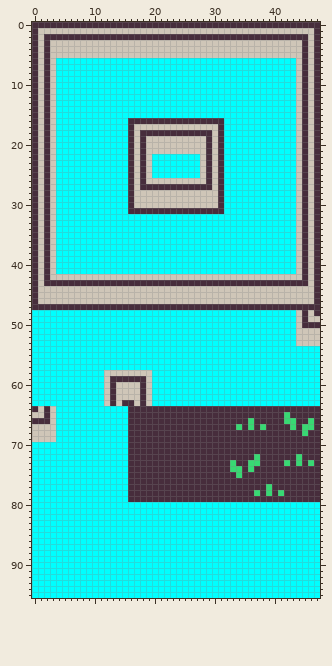
Sprite sheet: Project/Assets/tile_sprites.png. The picture above is the old version.
The file is 48x96 pixels.
The same view after the edit:
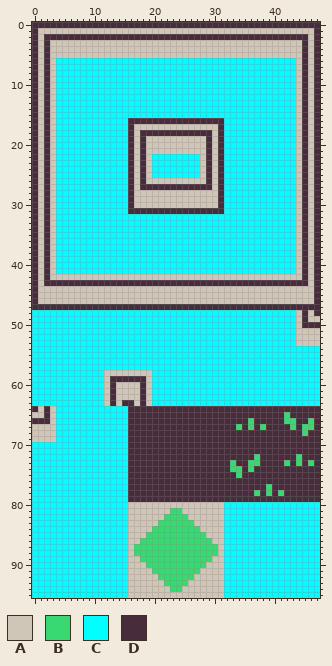
Palette (. is transparent): A #cfc6b8  B #38d973  C #00ffff  D #472d3c
The exact change:
Colour A replaces colour C in row 80 at x 16 to 31; in row 81 at x 16 to 22 and 25 to 31; in row 82 at x 16 to 21 and 26 to 31; in row 83 at x 16 to 20 and 27 to 31; in row 84 at x 16 to 19 and 28 to 31; in row 85 at x 16 to 18 and 29 to 31.
Colour A replaces colour C in row 86 at x 16 to 17 and 30 to 31; in rows 87 to 88 at x 16 and 31; in row 89 at x 16 to 17 and 30 to 31; in row 90 at x 16 to 18 and 29 to 31; in row 91 at x 16 to 19 and 28 to 31; in row 92 at x 16 to 20 and 27 to 31.
Colour A replaces colour C in row 93 at x 16 to 21 and 26 to 31; in row 94 at x 16 to 22 and 25 to 31; in row 95 at x 16 to 31.
Colour B replaces colour C in row 81 at x 23 to 24; in row 82 at x 22 to 25; in row 83 at x 21 to 26; in row 84 at x 20 to 27; in row 85 at x 19 to 28; in row 86 at x 18 to 29.
Colour B replaces colour C in rows 87 to 88 at x 17 to 30; in row 89 at x 18 to 29; in row 90 at x 19 to 28; in row 91 at x 20 to 27; in row 92 at x 21 to 26; in row 93 at x 22 to 25.
Colour B replaces colour C in row 94 at x 23 to 24.
Pixel boxes of the changes (left, top, right, bottom) in both pictures:
changed: (128, 502, 224, 598)
